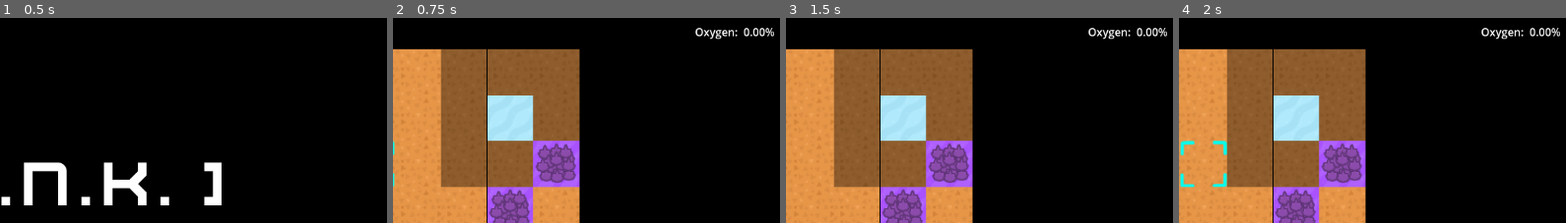
Above: before the commit, frames 1-4 (left to right).
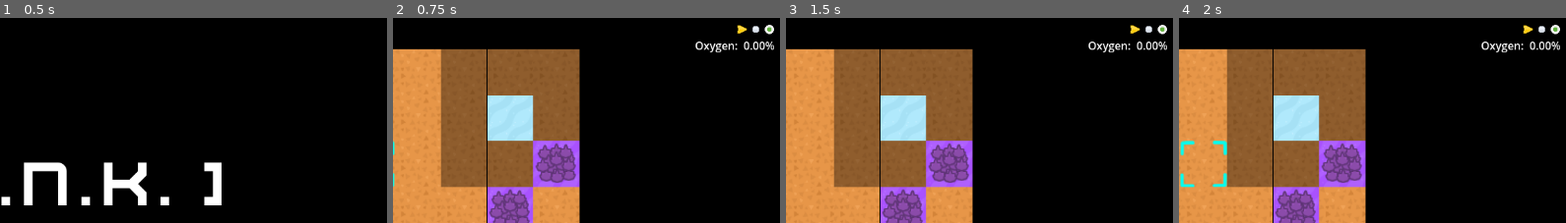
Above: after the commit, the same moments.

Repository: bardunbar/galway-game-jam-23
Game: Godot game, scene res://screens/main_menu/main_menu_scene.tscn
Same seed, same stepped clock (60 frames per second), same inputs: the game is played once before the commit and once after it.
Inputs (mouse positions are % of the whole screen's width and height, from its top left):
- Up to frame 1 (0.5 s): no input
- Up to frame 2 (0.75 s): click "Play Game" at 0.5 s
- Up to frame 3 (1.5 s): tap Enter at 1.25 s; move the mouse to (29, 13) at 1.27 s; hold Right (move_right) from 1.28 s (still down); tap Space (Action_1) at 1.35 s; click (29, 13) at 1.42 s
- Up to frame 4 (2 s): keep holding Right (move_right)
The pictures show only the part of the screen within x 50-100%, y 0-50%; the shares and areas given below are measured in that part.

Frame 1 is identical in both runs. In frame 2, 1.1% of the frame differs, in the area x 78-99%, y 3-17%; in frame 3, 1.1%; in frame 4, 1.1%.

Commit message:
Add cycles remaining ui

Diff:
--- /dev/null
+++ b/project/assets/textures/ui/path_region.tres
@@ -0,0 +1,7 @@
+[gd_resource type="AtlasTexture" load_steps=2 format=3 uid="uid://big1i0aq6qs0a"]
+
+[ext_resource type="Texture2D" uid="uid://mp81xg3giy2p" path="res://assets/textures/ui/UIpackSheet_transparent.png" id="1_ud8wu"]
+
+[resource]
+atlas = ExtResource("1_ud8wu")
+region = Rect2(270, 324, 16, 16)
--- /dev/null
+++ b/project/assets/textures/ui/ship_region.tres
@@ -0,0 +1,7 @@
+[gd_resource type="AtlasTexture" load_steps=2 format=3 uid="uid://bgtpdybg7u2xn"]
+
+[ext_resource type="Texture2D" uid="uid://mp81xg3giy2p" path="res://assets/textures/ui/UIpackSheet_transparent.png" id="1_evkuc"]
+
+[resource]
+atlas = ExtResource("1_evkuc")
+region = Rect2(342, 432, 16, 16)
--- /dev/null
+++ b/project/assets/textures/ui/target_region.tres
@@ -0,0 +1,7 @@
+[gd_resource type="AtlasTexture" load_steps=2 format=3 uid="uid://dnacyp8jxxx28"]
+
+[ext_resource type="Texture2D" uid="uid://mp81xg3giy2p" path="res://assets/textures/ui/UIpackSheet_transparent.png" id="1_xg7jg"]
+
+[resource]
+atlas = ExtResource("1_xg7jg")
+region = Rect2(306, 90, 16, 16)
--- a/project/screens/game/UI/HUD.tscn
+++ b/project/screens/game/UI/HUD.tscn
@@ -1,8 +1,11 @@
-[gd_scene load_steps=7 format=3 uid="uid://doruyts8emj2g"]
+[gd_scene load_steps=10 format=3 uid="uid://doruyts8emj2g"]
 
 [ext_resource type="Script" uid="uid://dgimsfcu1ush7" path="res://screens/game/UI/hud.gd" id="1_uiap5"]
 [ext_resource type="Texture2D" uid="uid://btp3bax34ts4e" path="res://assets/ui/keyboard_space.png" id="2_vlq7e"]
 [ext_resource type="Texture2D" uid="uid://y7cn3jrtghs4" path="res://assets/ui/keyboard_ctrl.png" id="3_74e8q"]
+[ext_resource type="Texture2D" uid="uid://bgtpdybg7u2xn" path="res://assets/textures/ui/ship_region.tres" id="4_y3vke"]
+[ext_resource type="Texture2D" uid="uid://big1i0aq6qs0a" path="res://assets/textures/ui/path_region.tres" id="5_he8m2"]
+[ext_resource type="Texture2D" uid="uid://dnacyp8jxxx28" path="res://assets/textures/ui/target_region.tres" id="6_jhgcc"]
 
 [sub_resource type="Animation" id="Animation_vlq7e"]
 length = 0.001
@@ -175,19 +178,27 @@
 grow_horizontal = 0
 
 [node name="CyclesRemaining" type="HBoxContainer" parent="InterfaceLayer/ScoresContainer"]
+unique_name_in_owner = true
+layout_mode = 2
+size_flags_horizontal = 8
+
+[node name="Ship" type="TextureRect" parent="InterfaceLayer/ScoresContainer/CyclesRemaining"]
+layout_mode = 2
+texture = ExtResource("4_y3vke")
+
+[node name="Path" type="TextureRect" parent="InterfaceLayer/ScoresContainer/CyclesRemaining"]
+unique_name_in_owner = true
 visible = false
 layout_mode = 2
-
-[node name="CyclesTitle" type="Label" parent="InterfaceLayer/ScoresContainer/CyclesRemaining"]
-layout_mode = 2
-text = "Cycles: "
-
-[node name="ActionPointsValue" type="Label" parent="InterfaceLayer/ScoresContainer/CyclesRemaining"]
-layout_mode = 2
-text = "10"
+texture = ExtResource("5_he8m2")
+
+[node name="Planet" type="TextureRect" parent="InterfaceLayer/ScoresContainer/CyclesRemaining"]
+layout_mode = 2
+texture = ExtResource("6_jhgcc")
 
 [node name="OxygenContainer" type="HBoxContainer" parent="InterfaceLayer/ScoresContainer"]
 layout_mode = 2
+size_flags_horizontal = 8
 
 [node name="OxygenTitle" type="Label" parent="InterfaceLayer/ScoresContainer/OxygenContainer"]
 layout_mode = 2
--- a/project/screens/game/UI/hud.gd
+++ b/project/screens/game/UI/hud.gd
@@ -10,6 +10,8 @@
 @onready var action2_container:HBoxContainer = $InterfaceLayer/Prompts/Action2Container
 @onready var action2_prompt:Label = $InterfaceLayer/Prompts/Action2Container/Action2Prompt
 @onready var action2_cost:Label = $InterfaceLayer/Prompts/Action2Container/Action2Cost
+@onready var cycles_remaining:HBoxContainer = $InterfaceLayer/ScoresContainer/CyclesRemaining
+@onready var path_prototype:TextureRect = $InterfaceLayer/ScoresContainer/CyclesRemaining/Path
 
 signal on_mid_blink
 
@@ -34,6 +36,22 @@
 		action2_cost.text = str(cost)
 	return
 
+func update_cycle_counts(current_cycle: int, total_cycles: int) -> void:
+	var num_paths = cycles_remaining.get_child_count() - 3
+	var needed_paths = total_cycles - current_cycle - 1
+	if num_paths < needed_paths:
+		for i in range(needed_paths - num_paths):
+			var new_path : TextureRect = path_prototype.duplicate()
+			cycles_remaining.add_child(new_path)
+			cycles_remaining.move_child(new_path, cycles_remaining.get_child_count() - 2)
+			new_path.visible = true
+
+	elif num_paths > needed_paths:
+		for i in range(num_paths - needed_paths):
+			var path = cycles_remaining.get_child(cycles_remaining.get_child_count() - 2)
+			cycles_remaining.remove_child(path)
+			path.queue_free()
+
 func play_fade_animation():
 	if !animation_player.is_playing():
 		animation_player.play("blink")
--- a/project/screens/game/game_script.gd
+++ b/project/screens/game/game_script.gd
@@ -32,7 +32,8 @@
 	grid.make_random_tiles(1, TileGlobals.TILE_TYPE.WATER)
 	grid.make_random_tiles(3, TileGlobals.TILE_TYPE.ROCK)
 	grid.connect("oxygen_updated", _on_oxygen_updated)
-	grid.update_oxygen_level()
+	grid.connect("cycles_updated", _on_cycles_updated)
+	grid.first_cycle()
 	return
 
 func _on_action_points_changed(new_action_points: int):
@@ -42,6 +43,9 @@
 
 func _on_oxygen_updated(new_oxygen_level: float) -> void:
 	hud.update_oxygen(new_oxygen_level)
+
+func _on_cycles_updated(current_cycles: int, target_cycles: int) -> void:
+	hud.update_cycle_counts(current_cycles, target_cycles)
 
 func _on_ready_to_blink():
 	hud.play_fade_animation()
--- a/project/screens/game/grid/grid.gd
+++ b/project/screens/game/grid/grid.gd
@@ -11,9 +11,12 @@
 var game: GameScript
 var current_tiles: Array[Array]
 var oxygen_level: float = 0.0
+var current_cycle: int = 0
+var target_cycle: int = 2
 
 signal on_mouse_entered_tile(tile:Tile)
 signal oxygen_updated(new_oxygen_level: float)
+signal cycles_updated(current_cycle: int, target_cycle: int)
 
 func make_random_tiles(num_tiles: int, tile_action: TileGlobals.TILE_TYPE):
 	for i in range(num_tiles):
@@ -27,6 +30,16 @@
 			tile._do_water_action()
 		elif tile_action == TileGlobals.TILE_TYPE.ROCK:
 			tile.do_rock_action()
+
+func first_cycle() -> void:
+	update_oxygen_level()
+	cycles_updated.emit(current_cycle, target_cycle)
+
+func next_cycle() -> void:
+	update_oxygen_level()
+
+	current_cycle += 1
+	cycles_updated.emit(current_cycle, target_cycle)
 
 func update_oxygen_level() -> float:
 	var current_oxygen: float = 0.0
@@ -48,7 +61,7 @@
 			var tile: Tile = object as Tile
 			tile.blink()
 
-	update_oxygen_level()
+	next_cycle()
 
 func get_num_trees() -> int:
 	return get_tiles_of_type(TileGlobals.TILE_TYPE.TREE).size()
Binary file added: project/assets/textures/ui/UIpackSheet_transparent.png
Not shown, added: project/assets/textures/ui/UIpackSheet_transparent.png.import
